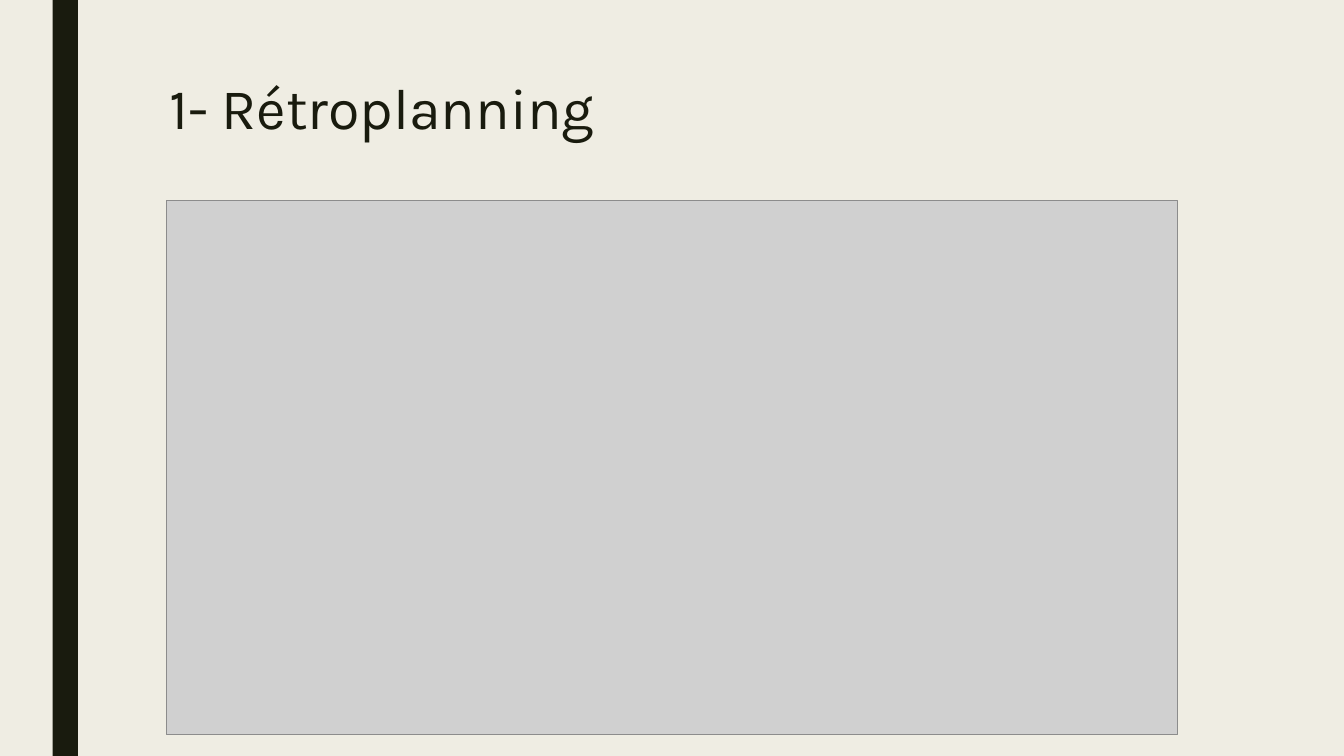
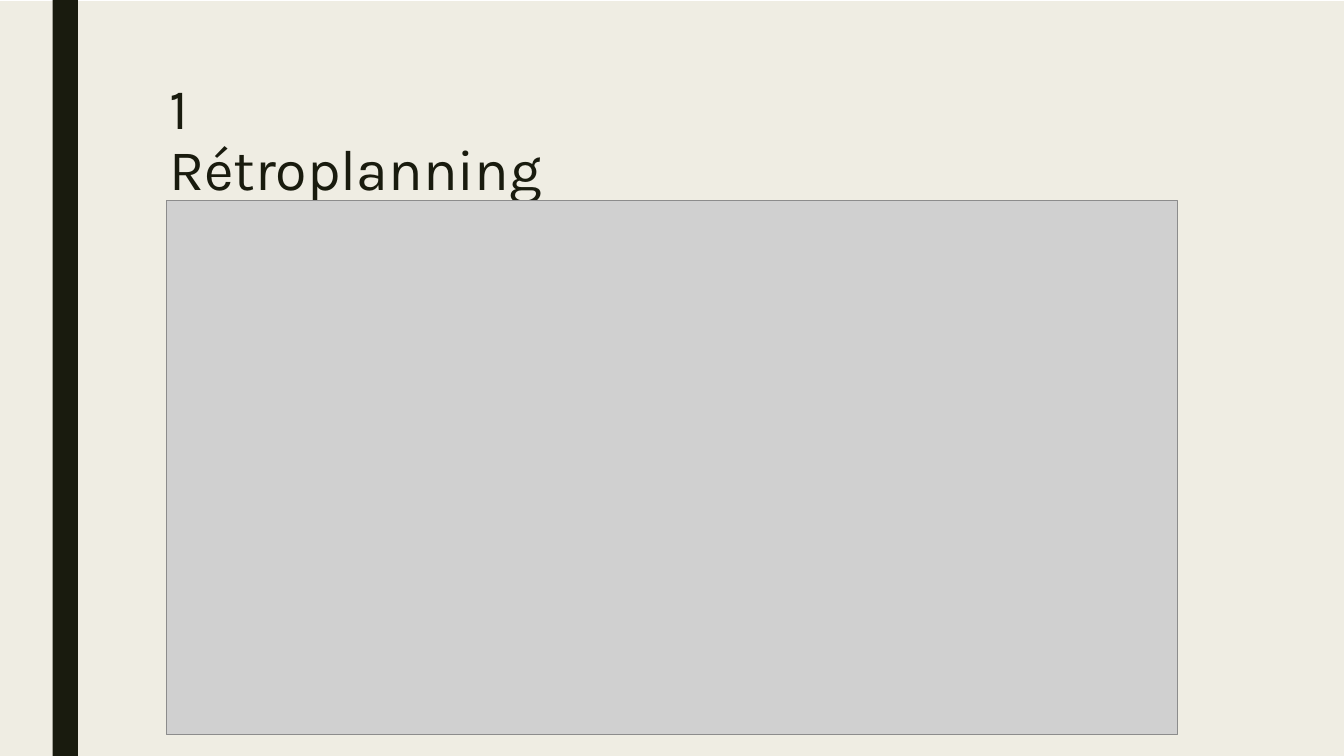
Before and after one commit to 0xblazy/Projet_2048_Nico_Elise_Tom_Lucille, a slide deck: slide 3 of Projet_2048/Support_Projet_2048.pptx. Drawn at 1344x756 pixels with LibreOffice and Linux fonts; fonts in the diff are those of the drawing; grey boxes stand for pictures. Boxes give left, top, right and bottom in pixels: in the first picture for what was removed or moved away, otherwise in the second. Text is boxed around its words. In the diff, an @@ line names an element or a change of style, - is before the commit and + after.

```diff
--- a/Projet_2048/Support_Projet_2048.pptx
+++ b/Projet_2048/Support_Projet_2048.pptx
@@ background #EFEDE3 to pattern #EFEDE3 on #FFFFFF @@
@@ title at [169,93,542,201]: text changed @@
-1- Rétroplanning
+1 Rétroplanning
```
Also in this commit, not shown: 9 other slides changed, 1 slide added, 1 other file.
